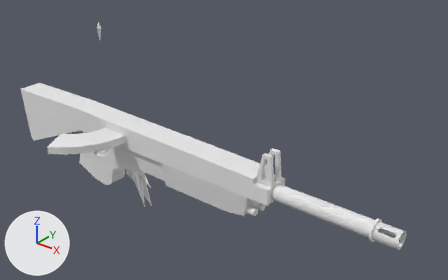
Renders of the Blender file Darkwave/rifle.blend from each side of a commit.
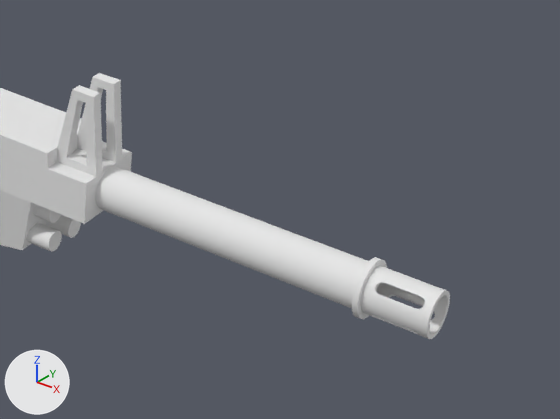
There are two pictures of each version: one whole from a 50 mm camera at (29.5, -20.6, 18.5) aimed at (11.4, 2.0, 4.5), one close up on the part from 52% to 100% of the width and 43% to 100% of the height. The lights are fixed; the arrows at lower left show +X, +Y and +Z.
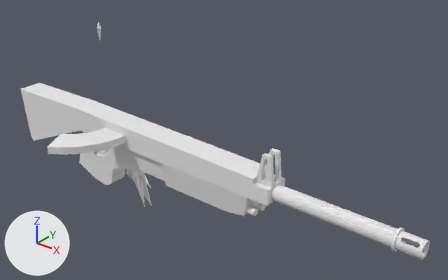
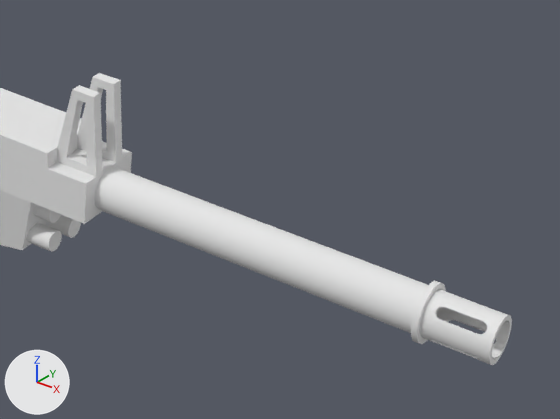
Commit message: Fixed a gap on the barrel

Location of each change, (x1, y1, x2, y2) in pixels of the close-ups (560 x 419 px):
'Cube.009', moved: before (95, 166, 450, 339); after (94, 167, 512, 365)

Edits to the bpy script that builds the scene:
```text
Change ob_cube_009:
    ob_cube_009.location: (19.85, 0.01, 3.99) -> (20.85, -0.02, 3.99)
```
